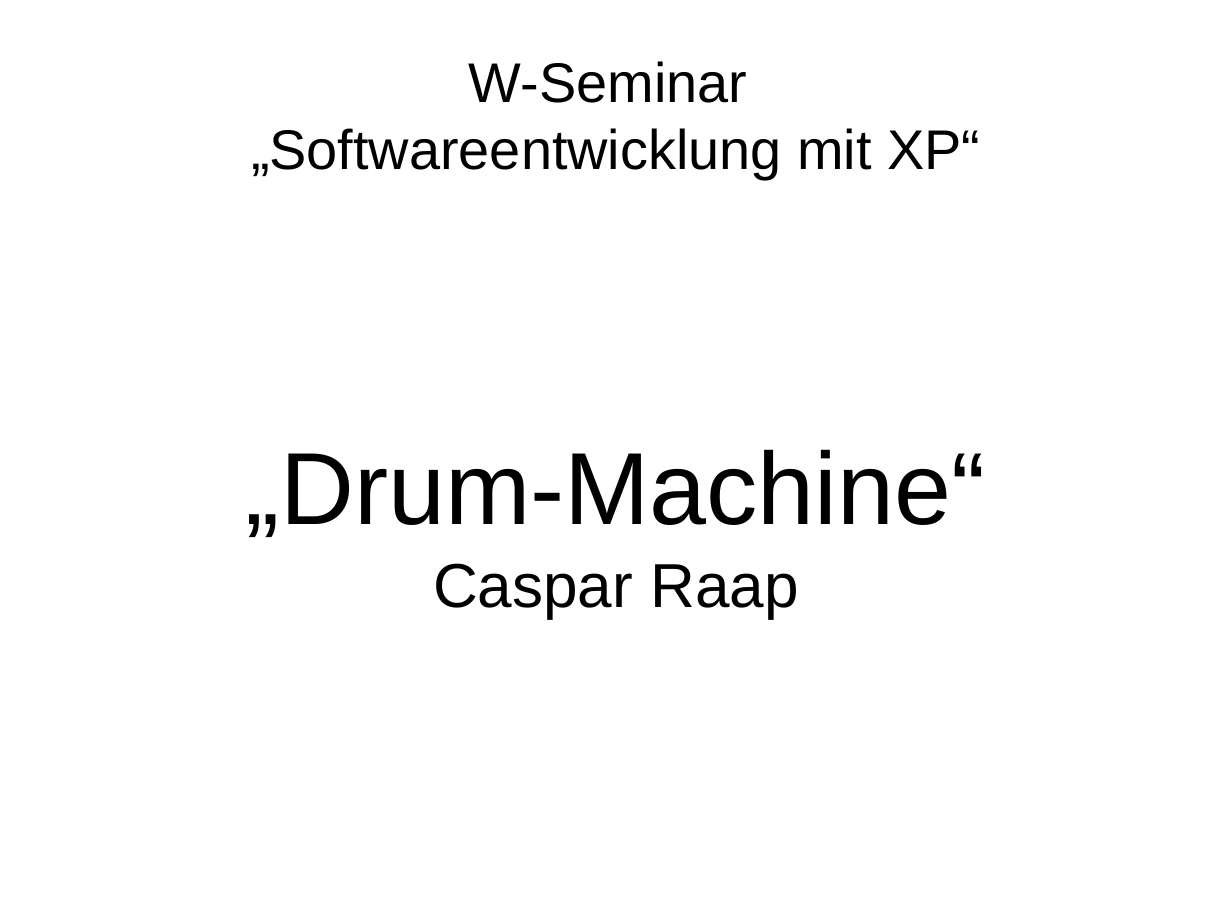
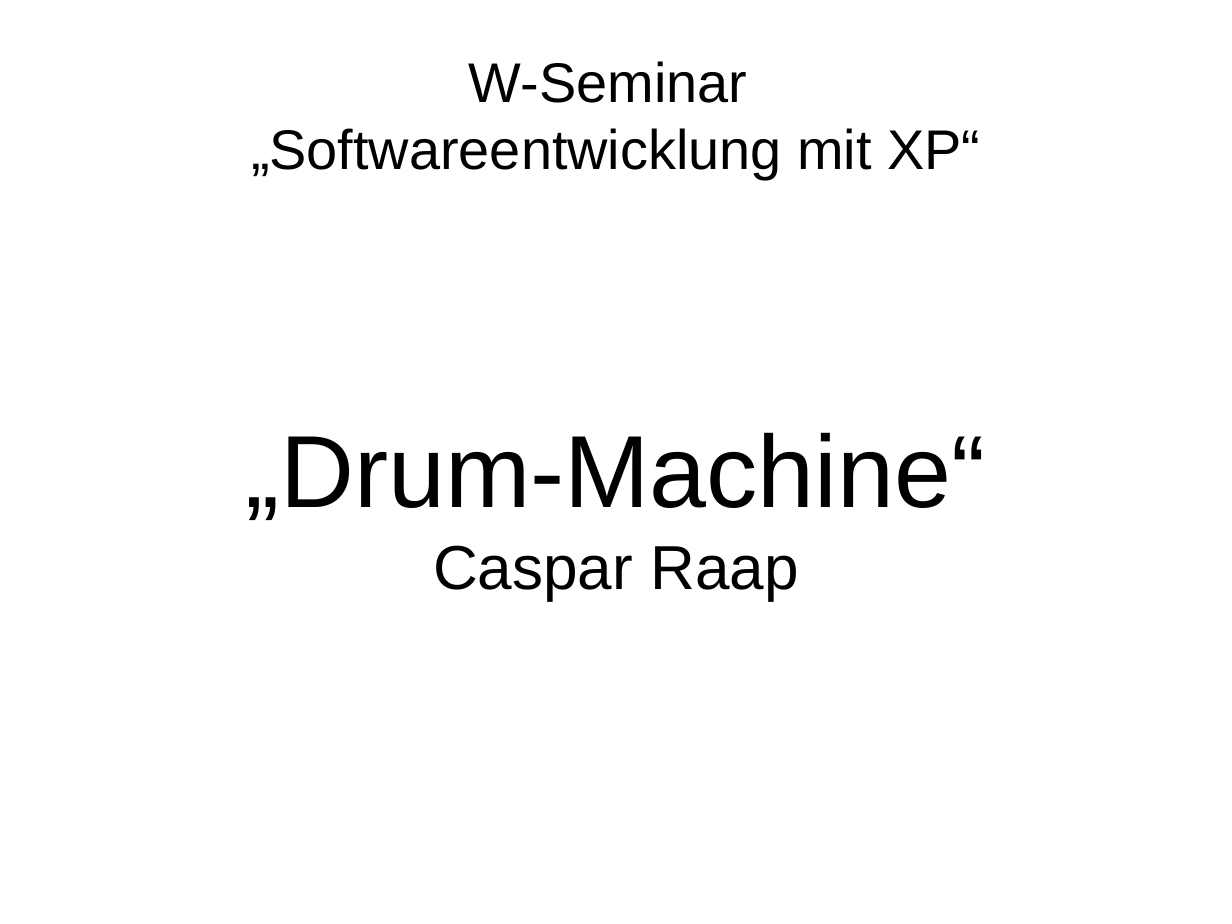
Before and after one commit to dawgermany/praesi-w-sem, a slide deck: slide 1 of Präsentation.odp. Drawn at 1232x924 pixels with LibreOffice and Linux fonts; fonts in the diff are those of the drawing. Boxes give left, top, right and bottom in pixels: in the first picture for what was removed or moved away, otherwise in the second. Text is boxed around its words. In the diff, an @@ line names an element or a change of style, - is before the commit and + after.

```diff
--- a/Präsentation.odp
+++ b/Präsentation.odp
@@ subtitle "„Drum-Machine“": place and size @@
-subtitle "„Drum-Machine“" at [246,449,986,618]
+subtitle "„Drum-Machine“" at [246,432,986,601]
```
Also in this commit, not shown: 1 other slide changed, 2 slides added, 1 slide removed, 1 other file.
